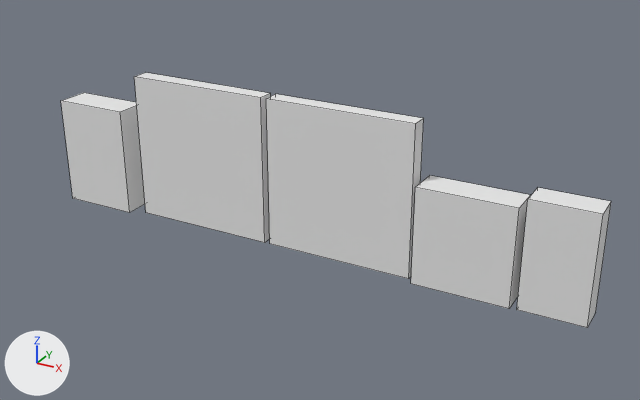
The Blender file Objects/PizzaPasta/PizzaPasta.blend, before and after one commit.
Camera for both pictures: a 50 mm lens placed at (1.104, -1.176, 0.586), pointed at (0.448, 0.016, -0.01). Lighting does not change. The marker at lower left points along +X, +Y and +Z. Mesh edges are drawn as thin lines.

In view in the first picture: 'BanoffeePie', 'Couscous', 'Goodfella', 'MorrisonsPizza', 'Pasta'.
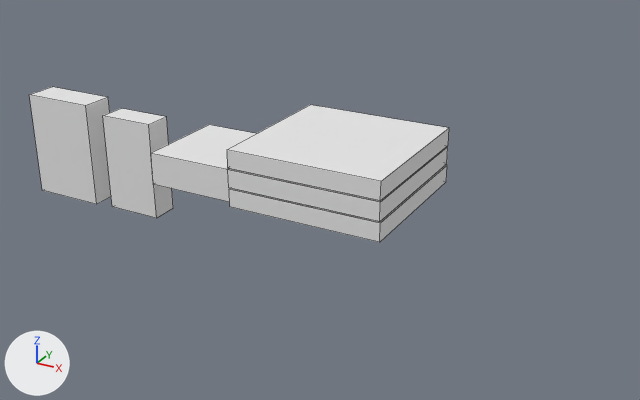
Where the change shows, as pixel boxes (x1, y1, x2, y2) in the pictures (640 x 400 px):
```json
{"object": "MorrisonsPizza", "change": "turned", "before": [266, 94, 424, 279], "after": [229, 165, 447, 242]}
{"object": "Goodfella", "change": "moved, turned", "before": [134, 72, 271, 242], "after": [227, 146, 448, 222]}
{"object": "BanoffeePie", "change": "moved, turned", "before": [411, 175, 530, 309], "after": [150, 125, 256, 202]}
{"object": "Couscous", "change": "moved", "before": [517, 188, 611, 328], "after": [103, 108, 173, 218]}
{"object": "Goodfella.001", "change": "added", "after": [227, 105, 449, 201]}
{"object": "Pasta", "change": "moved", "before": [61, 93, 145, 213], "after": [29, 87, 111, 204]}
```

The change, as JSON lines over the scene's bpy script:
```json
{"op": "set", "path": "ob_couscous.location", "old": "(0.859, 0.0, -0.007)", "new": "(0.076, 0.0, -0.007)"}
{"op": "set", "path": "ob_banoffeepie.location", "old": "(0.716, 0.0, -0.015)", "new": "(0.283, -0.032, 0.045)"}
{"op": "set", "path": "ob_banoffeepie.rotation_euler", "old": "(0.0, 0.0, 0.0)", "new": "(-1.571, 0.0, 0.0)", "note": "degrees (0, 0, 0) -> degrees (-90, 0, 0)"}
{"op": "set", "path": "ob_morrisonspizza.rotation_euler", "old": "(0.0, 0.0, 0.0)", "new": "(-1.571, 0.0, 0.0)", "note": "degrees (0, 0, 0) -> degrees (-90, 0, 0)"}
{"op": "set", "path": "ob_goodfella.location", "old": "(0.226, 0.0, 0.033)", "new": "(0.496, 0.0, 0.065)"}
{"op": "set", "path": "ob_goodfella.rotation_euler", "old": "(0.0, 0.0, 0.0)", "new": "(-1.571, 0.0, 0.0)", "note": "degrees (0, 0, 0) -> degrees (-90, 0, 0)"}
{"op": "set", "path": "ob_pasta.location", "old": "(0.0, 0.0, 0.0)", "new": "(-0.08, 0.0, 0.0)"}
{"op": "add", "block": "ob_goodfella_001", "code": ["ob_goodfella_001 = bpy.data.objects.new('Goodfella.001', me_cube_001.copy())  # the mesh of ob_goodfella", "ob_goodfella_001.location = (0.496, 0.0, 0.097)", "ob_goodfella_001.rotation_euler = (-1.571, 0.0, 0.0)  # degrees (-90, 0, 0)", "ob_goodfella_001.scale = (0.13, 0.015, 0.13)"]}
```
